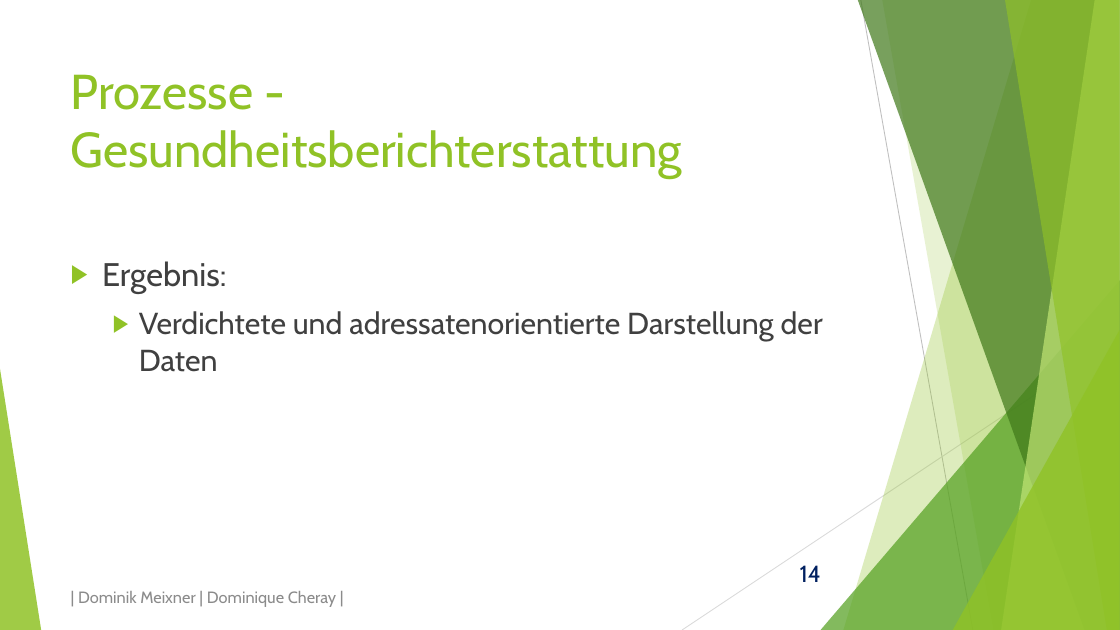
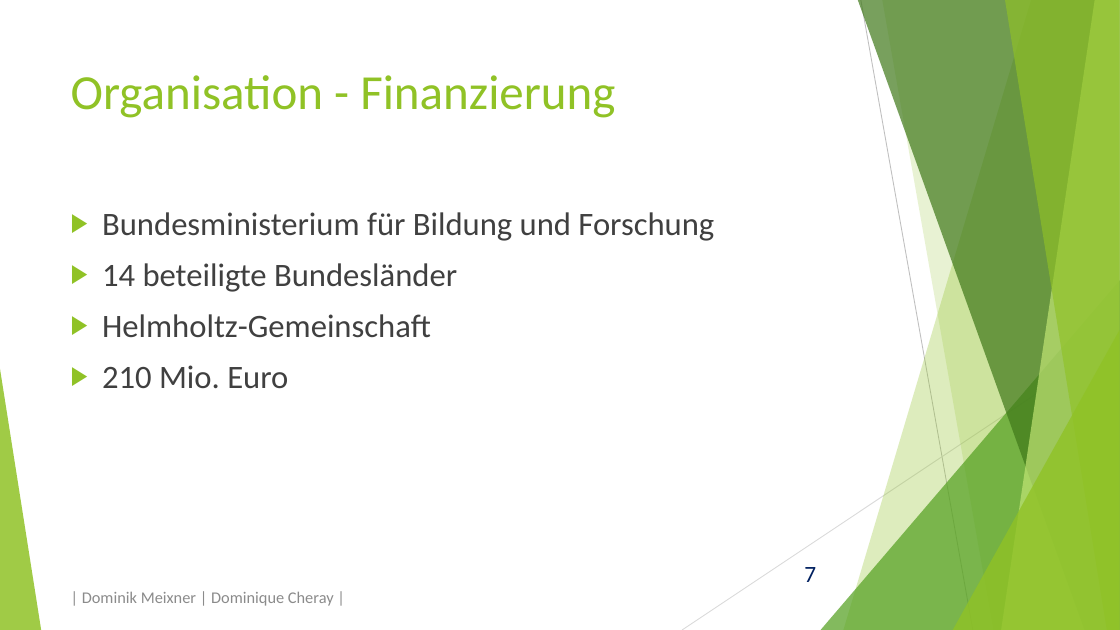
Before and after one commit to domeix/BlaBla, a slide deck: slide 7 of NationaleKohorte/NationaleKohortePraes.pptx (slide 14 before the commit). Drawn at 1120x630 pixels with LibreOffice and Linux fonts; fonts in the diff are those of the drawing. Boxes give left, top, right and bottom in pixels: in the first picture for what was removed or moved away, otherwise in the second. Text is boxed around its words. In the diff, an @@ line names an element or a change of style, - is before the commit and + after.

```diff
--- a/NationaleKohorte/NationaleKohortePraes.pptx
+++ b/NationaleKohorte/NationaleKohortePraes.pptx
@@ title at (x1=71, y1=75, x2=615, y2=118): text changed; font Cabin to Calibri @@
-Prozesse - Gesundheitsberichterstattung
+Organisation - Finanzierung
@@ text at (x1=102, y1=212, x2=714, y2=388): text changed; size 26 to 28 pt; font Cabin to Calibri @@
-▶ Ergebnis:
-  ▶ Verdichtete und adressatenorientierte Darstellung der Daten
+▶ Bundesministerium für Bildung und Forschung
+▶ 14 beteiligte Bundesländer
+▶ Helmholtz-Gemeinschaft
+▶ 210 Mio. Euro
@@ page number at (x1=804, y1=567, x2=816, y2=582): text changed; font Cabin to Calibri @@
-14
+7
@@ text "| Dominik Meixner | Dominique ..." at (x1=82, y1=591, x2=334, y2=606): font Cabin to Calibri @@
```
Also in this commit, not shown: 5 other slides changed, 2 slides added, 17 slides removed, 2 other files.
